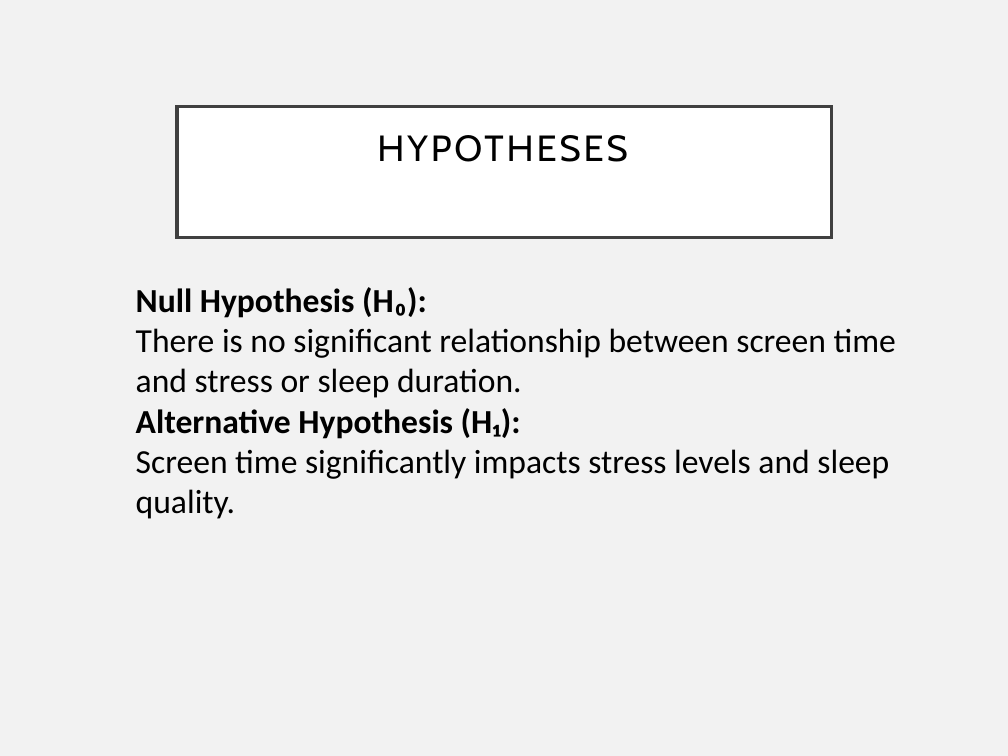
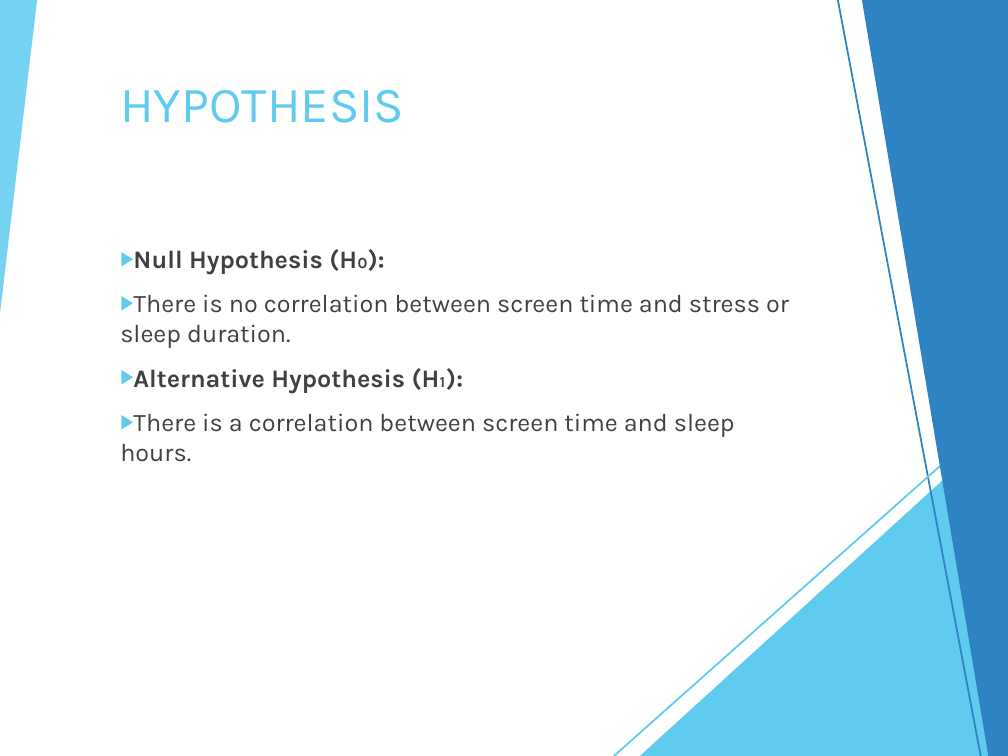
Before and after one commit to nisaakan/DSA210-Project, a slide deck: slide 3 of Nisa KAN Tech_Usage_Visual_Analysis_Presentation.pptx. Drawn at 1008x756 pixels with LibreOffice and Linux fonts; fonts in the diff are those of the drawing. Boxes give left, top, right and bottom in pixels: in the first picture for what was removed or moved away, otherwise in the second. Text is boxed around its words. In the diff, an @@ line names an element or a change of style, - is before the commit and + after.

```diff
--- a/Nisa KAN Tech_Usage_Visual_Analysis_Presentation.pptx
+++ b/Nisa KAN Tech_Usage_Visual_Analysis_Presentation.pptx
@@ background #F2F2F2 to #FFFFFF @@
@@ rectangle added at (0, 0, 1008, 756), fill #FFFFFF @@
@@ triangle added at (0, 0, 37, 313), fill #5FCBEF at 85% opacity @@
@@ line added from (838, 0) to (981, 756), #2E83C3 1.25 pt @@
@@ freeform shape added at (862, 0, 1008, 756), fill #2E83C3 @@
@@ title added at (120, 90, 404, 123), 36 pt, text #5FCBEF @@
+HYPOTHESIS
@@ title removed at (177, 106, 832, 237) @@
-HYPOTHESES
@@ text "Null Hypothesis (H₀):": place and size @@
-text "Null Hypothesis (H₀):" at (136, 287, 896, 519)
+text "Null Hypothesis (H₀):" at (120, 249, 789, 462)
@@ text at (133, 249, 463, 393): size 24 to 18 pt, font Calibri to Karla, text colour #000000 to #404040 in "Null Hypothesis (H₀):", "Alternative Hypothesis (H₁):"; bullet none to ▶; more space between paragraphs @@
@@ text at (120, 294, 789, 348): text changed; size 24 to 18 pt; font Calibri to Karla; text colour #000000 to #404040 @@
-There is no significant relationship between screen time and stress or sleep duration.
+▶ There is no correlation between screen time and stress or sleep duration.
@@ text at (120, 413, 735, 462): text changed; size 24 to 18 pt; font Calibri to Karla; text colour #000000 to #404040 @@
-Screen time significantly impacts stress levels and sleep quality.
+▶ There is a correlation between screen time and sleep hours.
@@ line added from (1008, 406) to (614, 756), #5FCBEF 1.25 pt @@
@@ group added at (614, 0, 1008, 756): 5 freeform shapes, 2 lines, 2 triangles @@
@@ triangle added at (640, 421, 1008, 756), fill #5FCBEF @@
@@ group added at (565, 0, 1008, 756): 7 freeform shapes, 2 lines @@
```
Also in this commit, not shown: 9 other slides changed, 3 slides added.
